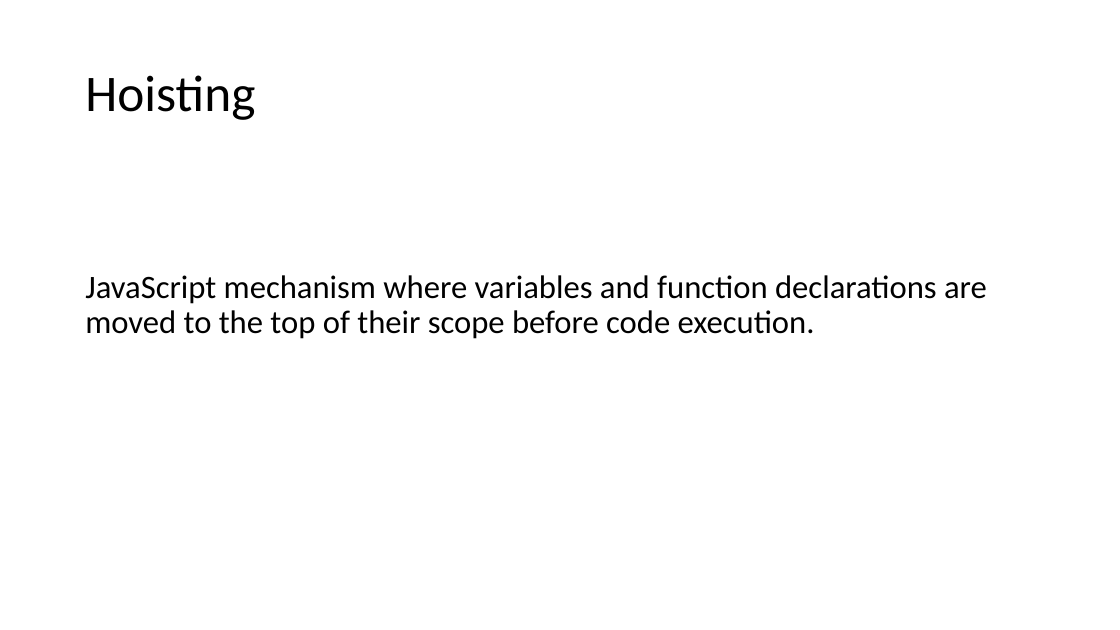
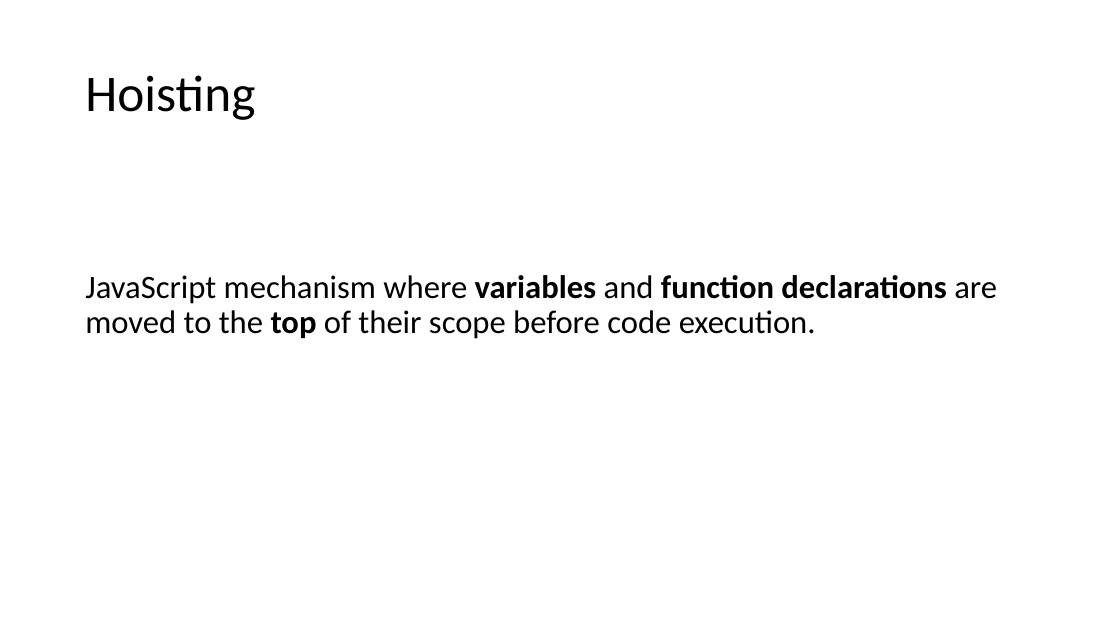
Before and after one commit to dankrz/JsTraining, a slide deck: slide 11 of JsTraining-presentation/JS Training.pptx (slide 12 before the commit). Drawn at 1120x630 pixels with LibreOffice and Linux fonts; fonts in the diff are those of the drawing. Boxes give left, top, right and bottom in pixels: in the first picture for what was removed or moved away, otherwise in the second. Text is boxed around its words. In the diff, an @@ line names an element or a change of style, - is before the commit and + after.

```diff
--- a/JsTraining-presentation/JS Training.pptx
+++ b/JsTraining-presentation/JS Training.pptx
@@ text "JavaScript mechanism where variables and ..." at <box>85,275,997,339</box>: bold on in "variables function declarations top" @@
```
Also in this commit, not shown: 6 other slides changed, 4 slides added, 2 slides removed, 6 other files.
